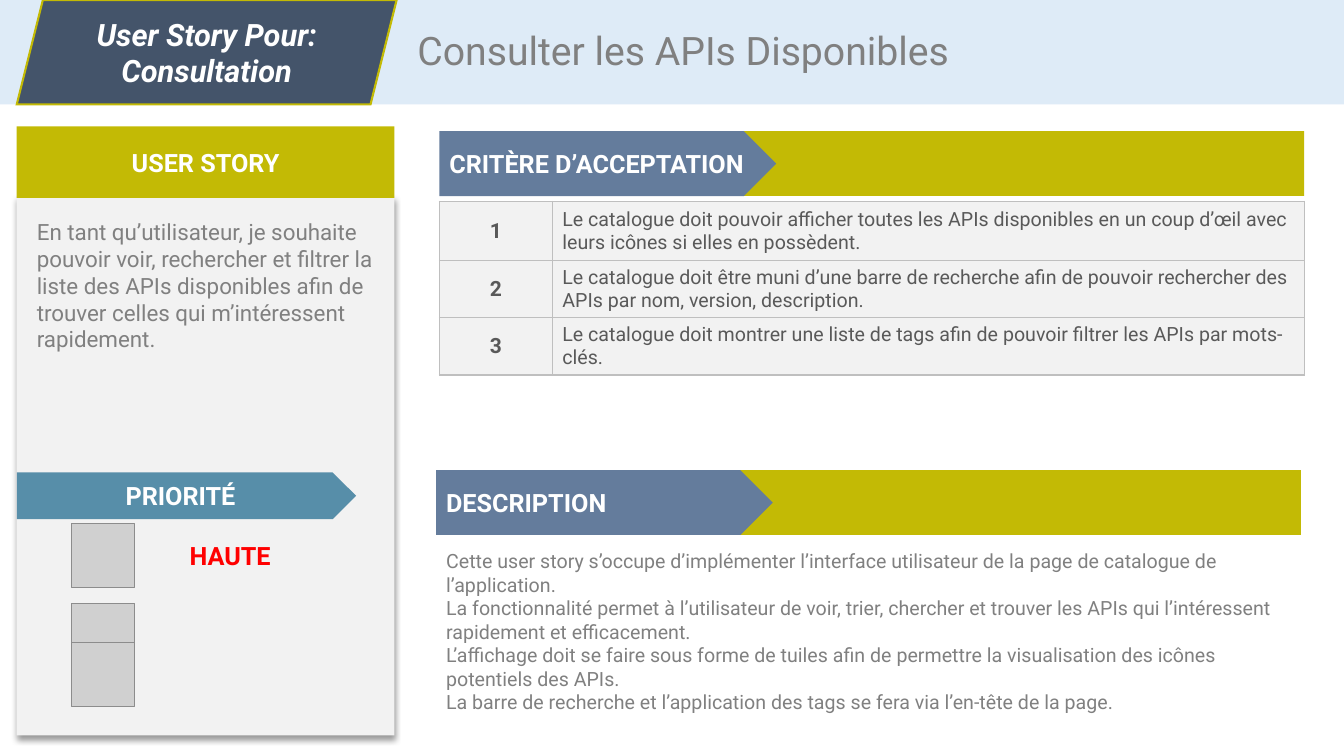
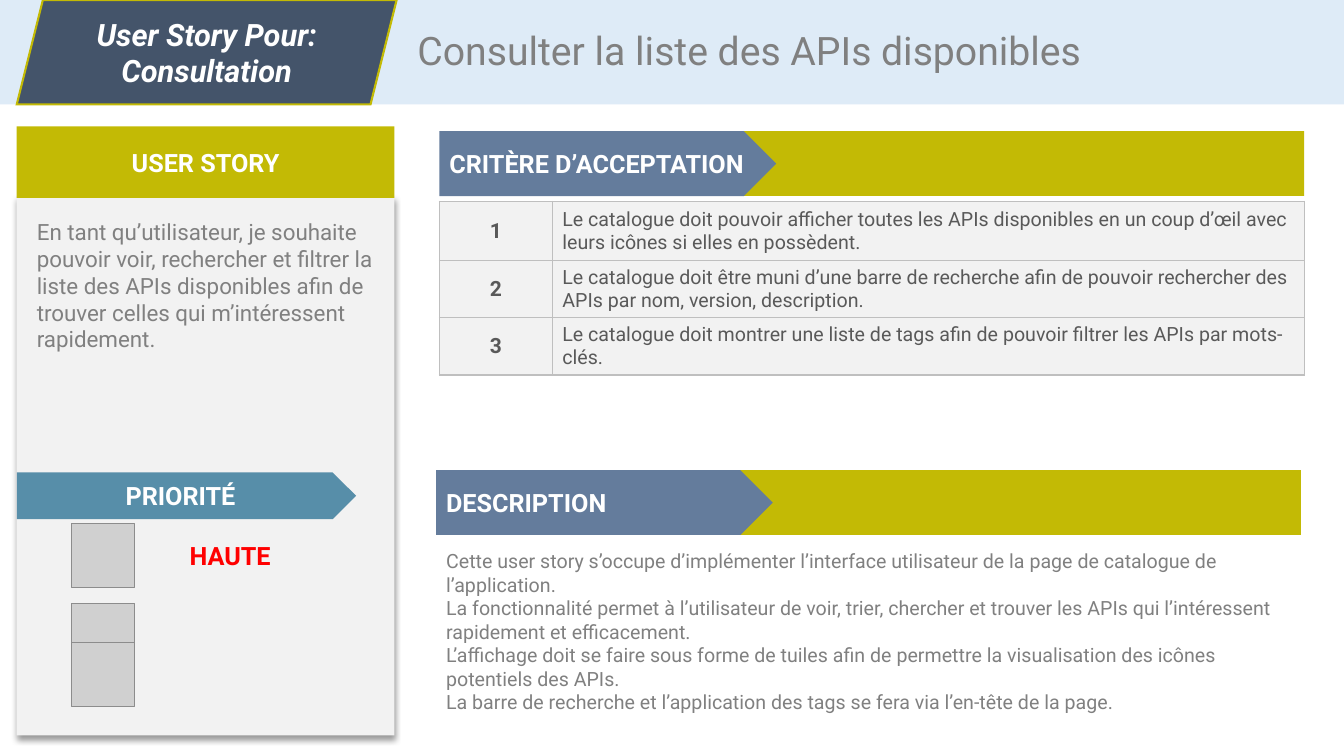
Before and after one commit to CC4K/api-catalog-development, a slide deck: slide 1 of reports/S3-User-Stories/user-stories-dev.odp. Drawn at 1344x756 pixels with LibreOffice and Linux fonts; fonts in the diff are those of the drawing; grey boxes stand for pictures. Boxes give left, top, right and bottom in pixels: in the first picture for what was removed or moved away, otherwise in the second. Text is boxed around its words. In the diff, an @@ line names an element or a change of style, - is before the commit and + after.

```diff
--- a/reports/S3-User-Stories/user-stories-dev.odp
+++ b/reports/S3-User-Stories/user-stories-dev.odp
@@ text at box(417, 35, 1081, 73): text changed @@
-Consulter les APIs Disponibles
+Consulter la liste des APIs disponibles
```
Also in this commit, not shown: 7 other slides changed, 1 slide added, 2 other files.
